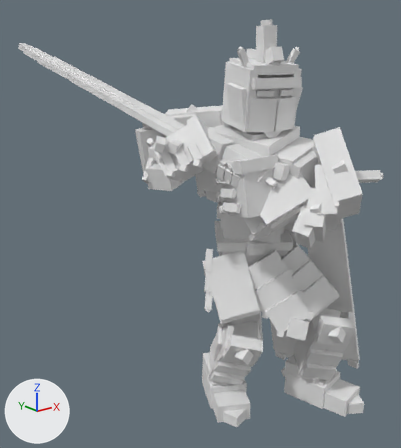
A saved change to the Blender file dev/sentinel_knight/sentinel_knight_anim.blend.
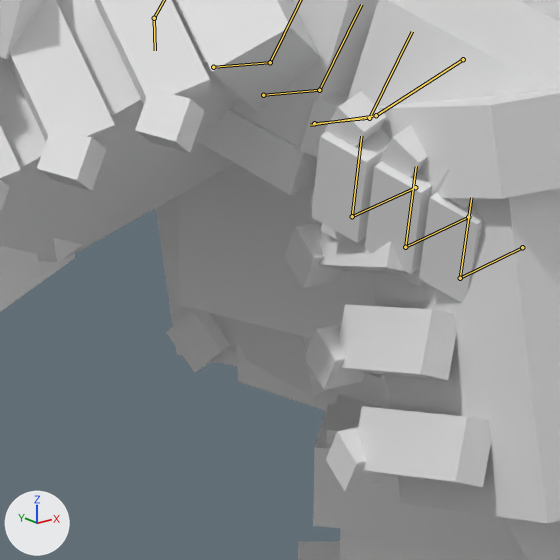
Each version appears first whole from a 50 mm lens placed at (-5.07, -4.88, 4.67), pointed at (-0.39, 0.97, 2.33), and next in a close-up on the part from 43% to 62% of the width and 33% to 50% of the height. Arrows for +X, +Y and +Z are at lower left; the lights stay in place. The last two pictures show the newer version. Both versions are drawn at frame 21 of the action 'sweep'; the numbers are the values there. The bones that change are drawn over the model as lines in the close-ups.

Objects in the first close-up: 'chest.emblem.039', 'forearm_L.plate.166', 'forearm_L.trim.167', 'forearm_L.trim.168', 'forearm_L.trim.170', 'forearm_R.plate.104', 'forearm_R.trim.105', 'forearm_R.trim.108', 'forearm_R.trim.110', 'hand_L.plate.174', 'hand_R.plate.112', 'index1_L.plate.179', 'index2_L.plate.181', 'index2_L.trim.180', 'middle1_L.plate.182', 'middle2_L.plate.184', 'middle2_L.trim.183', 'ring2_L.plate.187', 'ring2_L.trim.186', 'spine.plate.033', 'thumb2_L.trim.189' and 22 more.
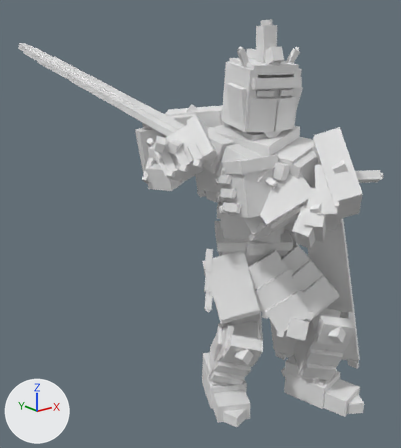
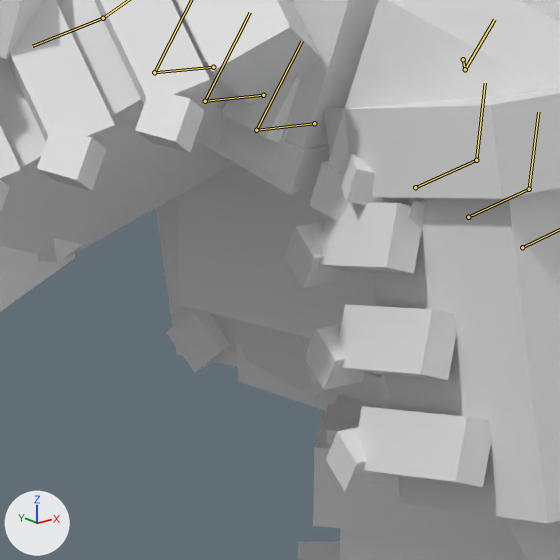
Location of each change, (x1, y1, x2, y2) in pixels of the close-ups (560 x 560 px):
'index2_L.trim.180', posed (not visible afterwards): before (311, 127, 391, 243)
'middle2_L.trim.183', posed (not visible afterwards): before (365, 162, 431, 274)
'ring2_L.trim.186', posed (not visible afterwards): before (419, 193, 484, 303)
'ring2_R.trim.124', posed (not visible before): after (222, 73, 302, 143)
'index2_L.plate.181', posed (not visible afterwards): before (323, 91, 387, 147)
'ring1_R.plate.123', posed (not visible before): after (222, 114, 292, 173)
'middle2_L.plate.184', posed (not visible afterwards): before (376, 125, 427, 177)
'thumb2_L.trim.189', posed (not visible afterwards): before (299, 90, 350, 157)
'ring2_L.plate.187', posed (not visible afterwards): before (431, 168, 475, 209)
'middle1_L.plate.182', posed (not visible afterwards): before (396, 268, 421, 287)
'index1_L.plate.179', posed (not visible afterwards): before (321, 223, 345, 242)
'middle2_R.trim.121', posed (not visible before): after (214, 107, 223, 111)
'forearm_L.trim.172', unchanged, uncovered by the edit: before (318, 232, 414, 274); after (318, 202, 422, 274)
'hand_L.trim.175', unchanged, uncovered by the edit: before (309, 191, 314, 207); after (309, 161, 395, 222)
'hand_L.plate.176', unchanged, uncovered by the edit: after (341, 154, 384, 205)
bone 'index1_R', root to tip: before (213, 67) to (270, 62); after (213, 67) to (154, 72)
bone 'middle1_R', root to tip: before (263, 95) to (319, 90); after (263, 95) to (205, 101)
bone 'middle2_R', root to tip: before (319, 90) to (361, 4); after (205, 101) to (250, 12)
bone 'ring1_R', root to tip: before (314, 123) to (369, 118); after (314, 123) to (256, 130)
bone 'ring2_R', root to tip: before (369, 118) to (412, 31); after (256, 130) to (302, 41)
bone 'thumb2_R', root to tip: before (154, 18) to (155, 50); after (103, 18) to (32, 46)
bone 'index1_L', root to tip: before (415, 187) to (352, 216); after (415, 187) to (476, 160)
bone 'index2_L', root to tip: before (352, 216) to (361, 136); after (476, 160) to (485, 83)
bone 'middle1_L', root to tip: before (468, 217) to (405, 247); after (468, 217) to (529, 189)
bone 'middle2_L', root to tip: before (405, 247) to (416, 166); after (529, 189) to (538, 112)
bone 'thumb1_L', root to tip: before (463, 59) to (376, 115); after (463, 59) to (465, 69)
bone 'thumb2_L', root to tip: before (376, 115) to (310, 125); after (465, 69) to (494, 19)

Patch to the scene script:
```diff
--- a/dev/sentinel_knight/sentinel_knight_anim.blend.py
+++ b/dev/sentinel_knight/sentinel_knight_anim.blend.py
@@ bone_index1_r @@
 bone_index1_r = bpy.data.objects['Sentinel_Rig'].pose.bones['index1_R']  # child of 'hand_R'
-bone_index1_r.rotation_quaternion = (0.746, 0.0, 0.0, 0.666)  # degrees (0, 0, 84)
+bone_index1_r.rotation_quaternion = (0.669, 0.0, 0.0, -0.744)  # degrees (0, 0, -96)
@@ bone_index2_r @@
 bone_index2_r = bpy.data.objects['Sentinel_Rig'].pose.bones['index2_R']  # child of 'index1_R'
-bone_index2_r.rotation_quaternion = (0.775, 0.0, 0.0, 0.631)  # degrees (0, 0, 78)
+bone_index2_r.rotation_quaternion = (0.613, 0.0, 0.0, -0.79)  # degrees (0, 0, -104)
@@ bone_middle1_r @@
 bone_middle1_r = bpy.data.objects['Sentinel_Rig'].pose.bones['middle1_R']  # child of 'hand_R'
-bone_middle1_r.rotation_quaternion = (0.746, 0.0, 0.0, 0.666)  # degrees (0, 0, 84)
+bone_middle1_r.rotation_quaternion = (0.669, 0.0, 0.0, -0.744)  # degrees (0, 0, -96)
@@ bone_middle2_r @@
 bone_middle2_r = bpy.data.objects['Sentinel_Rig'].pose.bones['middle2_R']  # child of 'middle1_R'
-bone_middle2_r.rotation_quaternion = (0.775, 0.0, 0.0, 0.631)  # degrees (0, 0, 78)
+bone_middle2_r.rotation_quaternion = (0.613, 0.0, 0.0, -0.79)  # degrees (0, 0, -104)
@@ bone_ring1_r @@
 bone_ring1_r = bpy.data.objects['Sentinel_Rig'].pose.bones['ring1_R']  # child of 'hand_R'
-bone_ring1_r.rotation_quaternion = (0.746, 0.0, 0.0, 0.666)  # degrees (0, 0, 84)
+bone_ring1_r.rotation_quaternion = (0.669, 0.0, 0.0, -0.744)  # degrees (0, 0, -96)
@@ bone_ring2_r @@
 bone_ring2_r = bpy.data.objects['Sentinel_Rig'].pose.bones['ring2_R']  # child of 'ring1_R'
-bone_ring2_r.rotation_quaternion = (0.775, 0.0, 0.0, 0.631)  # degrees (0, 0, 78)
+bone_ring2_r.rotation_quaternion = (0.613, 0.0, 0.0, -0.79)  # degrees (0, 0, -104)
@@ bone_thumb1_r @@
 bone_thumb1_r = bpy.data.objects['Sentinel_Rig'].pose.bones['thumb1_R']  # child of 'hand_R'
-bone_thumb1_r.rotation_quaternion = (0.971, -0.027, -0.091, 0.218)  # degrees (-5, -9, 26)
+bone_thumb1_r.rotation_quaternion = (0.964, 0.031, 0.102, -0.245)  # degrees (1, 12, -28)
@@ bone_thumb2_r @@
 bone_thumb2_r = bpy.data.objects['Sentinel_Rig'].pose.bones['thumb2_R']  # child of 'thumb1_R'
-bone_thumb2_r.rotation_quaternion = (0.981, -0.019, -0.056, 0.186)  # degrees (-3, -6, 22)
+bone_thumb2_r.rotation_quaternion = (0.966, 0.025, 0.074, -0.247)  # degrees (1, 9, -29)
@@ bone_index1_l @@
 bone_index1_l = bpy.data.objects['Sentinel_Rig'].pose.bones['index1_L']  # child of 'hand_L'
-bone_index1_l.rotation_quaternion = (0.746, 0.0, 0.0, -0.666)  # degrees (0, 0, -84)
+bone_index1_l.rotation_quaternion = (0.669, 0.0, 0.0, 0.744)  # degrees (0, 0, 96)
@@ bone_index2_l @@
 bone_index2_l = bpy.data.objects['Sentinel_Rig'].pose.bones['index2_L']  # child of 'index1_L'
-bone_index2_l.rotation_quaternion = (0.775, 0.0, 0.0, -0.631)  # degrees (0, 0, -78)
+bone_index2_l.rotation_quaternion = (0.613, 0.0, 0.0, 0.79)  # degrees (0, 0, 104)
@@ bone_middle1_l @@
 bone_middle1_l = bpy.data.objects['Sentinel_Rig'].pose.bones['middle1_L']  # child of 'hand_L'
-bone_middle1_l.rotation_quaternion = (0.746, 0.0, 0.0, -0.666)  # degrees (0, 0, -84)
+bone_middle1_l.rotation_quaternion = (0.669, 0.0, 0.0, 0.744)  # degrees (0, 0, 96)
@@ bone_middle2_l @@
 bone_middle2_l = bpy.data.objects['Sentinel_Rig'].pose.bones['middle2_L']  # child of 'middle1_L'
-bone_middle2_l.rotation_quaternion = (0.775, 0.0, 0.0, -0.631)  # degrees (0, 0, -78)
+bone_middle2_l.rotation_quaternion = (0.613, 0.0, 0.0, 0.79)  # degrees (0, 0, 104)
@@ bone_ring1_l @@
 bone_ring1_l = bpy.data.objects['Sentinel_Rig'].pose.bones['ring1_L']  # child of 'hand_L'
-bone_ring1_l.rotation_quaternion = (0.746, 0.0, 0.0, -0.666)  # degrees (0, 0, -84)
+bone_ring1_l.rotation_quaternion = (0.669, 0.0, 0.0, 0.744)  # degrees (0, 0, 96)
@@ bone_ring2_l @@
 bone_ring2_l = bpy.data.objects['Sentinel_Rig'].pose.bones['ring2_L']  # child of 'ring1_L'
-bone_ring2_l.rotation_quaternion = (0.775, 0.0, 0.0, -0.631)  # degrees (0, 0, -78)
+bone_ring2_l.rotation_quaternion = (0.613, 0.0, 0.0, 0.79)  # degrees (0, 0, 104)
@@ bone_thumb1_l @@
 bone_thumb1_l = bpy.data.objects['Sentinel_Rig'].pose.bones['thumb1_L']  # child of 'hand_L'
-bone_thumb1_l.rotation_quaternion = (0.908, -0.048, 0.16, -0.384)  # degrees (-13, 15, -47)
+bone_thumb1_l.rotation_quaternion = (0.884, 0.054, -0.179, 0.429)  # degrees (-4, -21, 52)
@@ bone_thumb2_l @@
 bone_thumb2_l = bpy.data.objects['Sentinel_Rig'].pose.bones['thumb2_L']  # child of 'thumb1_L'
-bone_thumb2_l.rotation_quaternion = (0.938, -0.033, 0.099, -0.33)  # degrees (-7, 9, -39)
+bone_thumb2_l.rotation_quaternion = (0.891, 0.043, -0.13, 0.433)  # degrees (-2, -16, 52)
```
